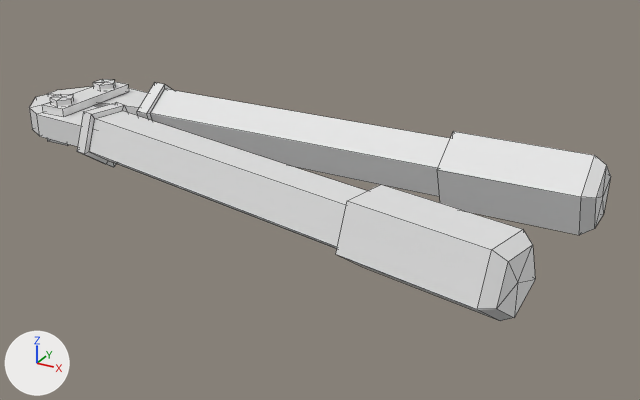
Renders of the FBX model Cryptique/Assets/FBX/Puzzles/pince_coupante.fbx from each side of a commit.
The view is the same before and after, from a 50 mm camera at (0.816, -1.216, 0.577) aimed at (0.124, 0.042, -0.052). Every picture has the same lights, and +X, +Y and +Z are marked at lower left. Mesh edges are drawn as thin lines. Where no turn or scale is listed for an object, it has been applied to the vertices.

Names of what the first picture shows: 'Pince1'.
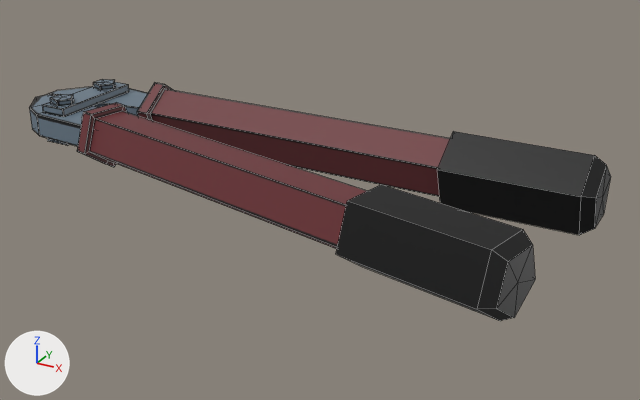
Location of each change, (x1, y1, x2, y2) in pixels of the pictures (640 x 400 px):
'Pince1', recoloured
    both: (29, 79, 611, 321)

Edits to the bpy script that builds the scene:
```text
Add img_pince_png:
    img_pince_png = load_image('Pince.png', '../../Textures/Pince.png', 2048, 2048, 'sRGB')
Add mat_pince2:
    mat_pince2 = principled_material('Pince2')
    mat_pince2.texture = img_pince_png
Change me_mesh:
    where me_mesh.from_pydata(...)  # 144 vertices, 136 faces; spans x -0.579..0.579, y -0.234..0.234, z -0.069..0.069
    remove me_mesh.materials.append(mat_pince)  # white #e5e5e5
    add me_mesh.materials.append(mat_pince2)  # picture img_pince_png
```
